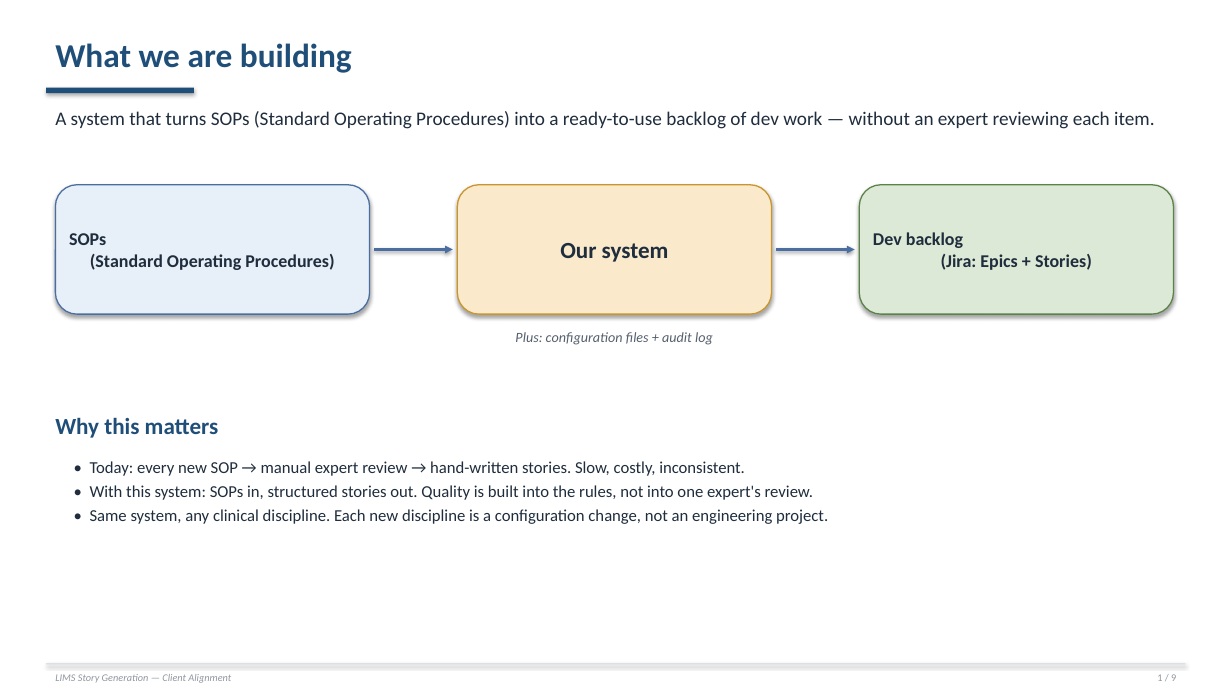
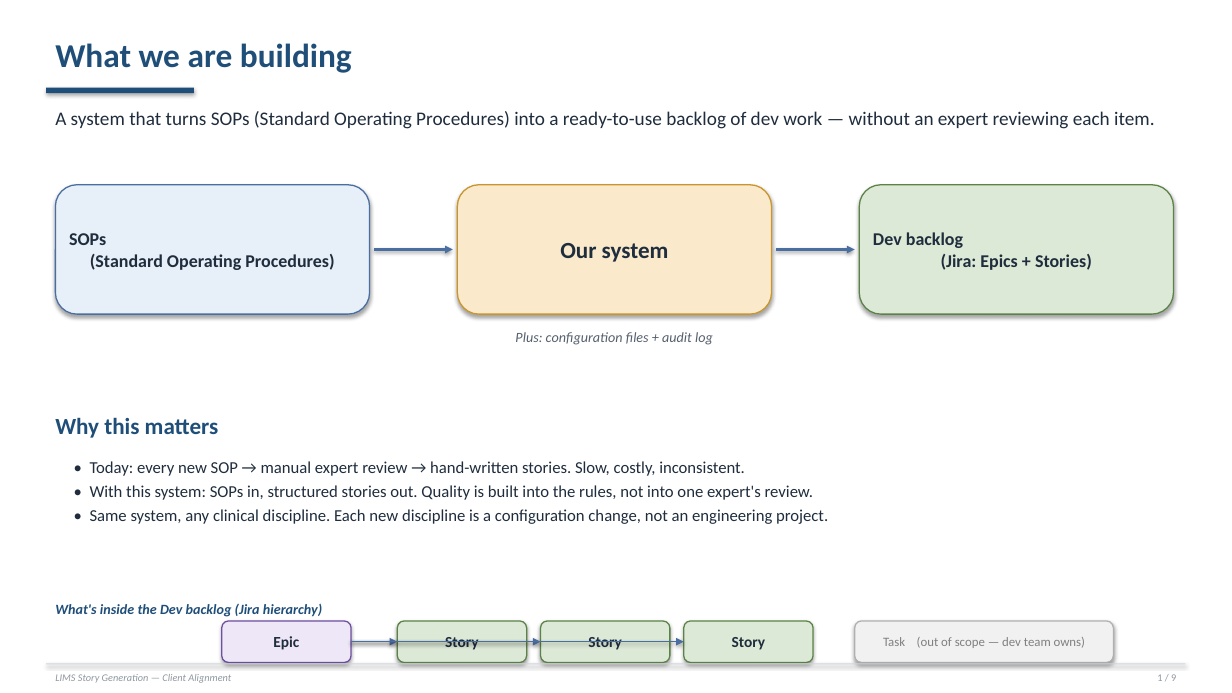
Before and after one commit to Rajneesh-Tiwari/LabReq_agent, a slide deck: slide 1 of client_alignment_deck.pptx. Drawn at 1232x693 pixels with LibreOffice and Linux fonts; fonts in the diff are those of the drawing. Boxes give left, top, right and bottom in pixels: in the first picture for what was removed or moved away, otherwise in the second. Text is boxed around its words. In the diff, an @@ line names an element or a change of style, - is before the commit and + after.

```diff
--- a/client_alignment_deck.pptx
+++ b/client_alignment_deck.pptx
@@ text added at [55, 604, 322, 617], 11 pt, text #1F4E79, bold, italic @@
+What's inside the Dev backlog (Jira hierarchy)
@@ rounded rectangle added at [222, 621, 351, 663], fill #EEE7F8, outline #6E4FA0 1 pt, 12 pt, text #1F2D3D, bold @@
+Epic
@@ rounded rectangle added at [397, 621, 527, 663], fill #DCE9D7, outline #5C8347 1 pt, 12 pt, text #1F2D3D, bold @@
+Story
@@ rounded rectangle added at [541, 621, 670, 663], fill #DCE9D7, outline #5C8347 1 pt, 12 pt, text #1F2D3D, bold @@
+Story
@@ rounded rectangle added at [684, 621, 813, 663], fill #DCE9D7, outline #5C8347 1 pt, 12 pt, text #1F2D3D, bold @@
+Story
@@ rounded rectangle added at [855, 621, 1114, 663], fill #F1F1F1, outline #B0B0B0 1 pt, 10 pt, text #808080 @@
+Task (out of scope — dev team owns)
@@ arrow added from (351, 642) to (397, 642), #4A6EA0 1 pt @@
@@ arrow added from (351, 642) to (541, 642), #4A6EA0 1 pt @@
@@ arrow added from (351, 642) to (684, 642), #4A6EA0 1 pt @@
```
Also in this commit, not shown: 3 other slides changed, 1 other file.
